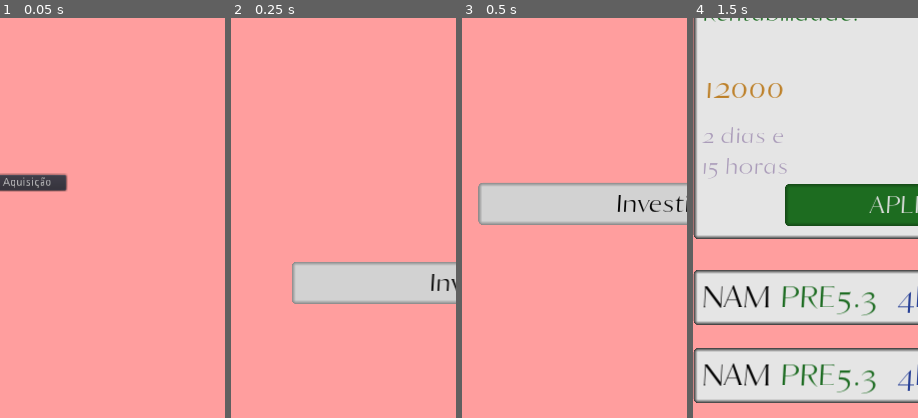
Above: before the commit, frames 1-4 (left to right).
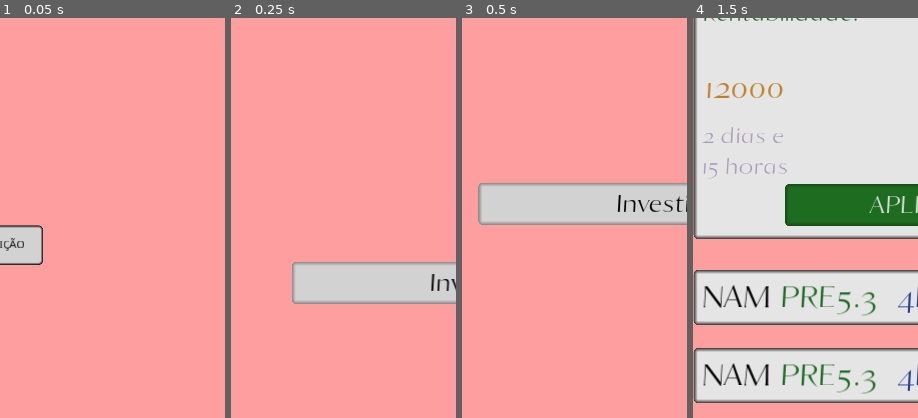
Above: after the commit, the same moments.

Repository: AndreMoukarzel/Grana-Preta
Game: Godot game, scene res://broker/Broker.tscn
Same seed, same stepped clock (60 frames per second), same inputs: the game is played once before the commit and once after it. This scene is started directly instead of the project's main scene.
Inputs:
- Up to frame 1 (0.05 s): no input
- Up to frame 2 (0.25 s): no input
- Up to frame 3 (0.5 s): no input
- Up to frame 4 (1.5 s): click "Investir" at 0.5 s; click "NAM" at 1.25 s
The pictures show only the part of the screen within x 0-50%, y 20-70%; the shares and areas given below are measured in that part.

The runs differ from the first frame. In frame 1, 3.3% of the frame differs, in the area x 0-31%, y 38-62%; in frame 2, nothing differs; in frame 3, nothing differs; in frame 4, nothing differs.
Error in both runs: Invalid get index '99' (on base: 'Array'). (res://broker/bond/BondGenerator.gd:123)

Commit message:
Style and reposition Sorter's buttons
Closes #35

Diff:
--- a/broker/Portfolio.tscn
+++ b/broker/Portfolio.tscn
@@ -1,7 +1,20 @@
-[gd_scene load_steps=3 format=2]
+[gd_scene load_steps=4 format=2]
 
 [ext_resource path="res://broker/Portfolio.gd" type="Script" id=1]
 [ext_resource path="res://broker/Sorter.gd" type="Script" id=2]
+
+[sub_resource type="StyleBoxFlat" id=1]
+bg_color = Color( 0.827451, 0.827451, 0.827451, 1 )
+border_width_left = 3
+border_width_top = 3
+border_width_right = 3
+border_width_bottom = 3
+border_color = Color( 0.0862745, 0.0862745, 0.0862745, 1 )
+border_blend = true
+corner_radius_top_left = 5
+corner_radius_top_right = 5
+corner_radius_bottom_right = 5
+corner_radius_bottom_left = 5
 
 [node name="Portfolio" type="Control"]
 anchor_right = 1.0
@@ -9,50 +22,59 @@
 script = ExtResource( 1 )
 
 [node name="Sorter" type="Control" parent="."]
-editor/display_folded = true
 margin_right = 40.0
 margin_bottom = 40.0
 script = ExtResource( 2 )
 
 [node name="Value" type="Button" parent="Sorter"]
-margin_left = 38.0
+margin_left = 140.0
 margin_top = 10.0
-margin_right = 138.0
-margin_bottom = 30.0
-text = "Valor"
+margin_right = 260.0
+margin_bottom = 60.0
+custom_styles/normal = SubResource( 1 )
+custom_colors/font_color = Color( 0, 0, 0, 1 )
+text = "VALOR"
 
 [node name="Expiration" type="Button" parent="Sorter"]
-margin_left = 138.0
+margin_left = 316.0
 margin_top = 10.0
-margin_right = 238.0
-margin_bottom = 30.0
-text = "Validade"
+margin_right = 436.0
+margin_bottom = 60.0
+custom_styles/normal = SubResource( 1 )
+custom_colors/font_color = Color( 0, 0, 0, 1 )
+text = "VALIDADE"
 
 [node name="Rentability" type="Button" parent="Sorter"]
-margin_left = 238.0
-margin_top = 10.0
-margin_right = 338.0
-margin_bottom = 30.0
-text = "Rentabilidade"
+margin_left = 38.0
+margin_top = 75.0
+margin_right = 158.0
+margin_bottom = 125.0
+custom_styles/normal = SubResource( 1 )
+custom_colors/font_color = Color( 0, 0, 0, 1 )
+text = "RENTABILIDADE"
 
 [node name="Type" type="Button" parent="Sorter"]
-margin_left = 338.0
-margin_top = 10.0
-margin_right = 438.0
-margin_bottom = 30.0
-text = "Tipo"
+margin_left = 213.0
+margin_top = 75.0
+margin_right = 333.0
+margin_bottom = 125.0
+custom_styles/normal = SubResource( 1 )
+custom_colors/font_color = Color( 0, 0, 0, 1 )
+text = "TIPO"
 
 [node name="BoughtTime" type="Button" parent="Sorter"]
-margin_left = 438.0
-margin_top = 10.0
-margin_right = 538.0
-margin_bottom = 30.0
-text = "Aquisição"
+margin_left = 388.0
+margin_top = 75.0
+margin_right = 508.0
+margin_bottom = 125.0
+custom_styles/normal = SubResource( 1 )
+custom_colors/font_color = Color( 0, 0, 0, 1 )
+text = "AQUISIÇÃO"
 
 [node name="Bonds" type="Control" parent="Sorter"]
-margin_top = 100.0
+margin_top = 150.0
 margin_right = 40.0
-margin_bottom = 140.0
+margin_bottom = 190.0
 
 [node name="Tween" type="Tween" parent="Sorter"]
 
